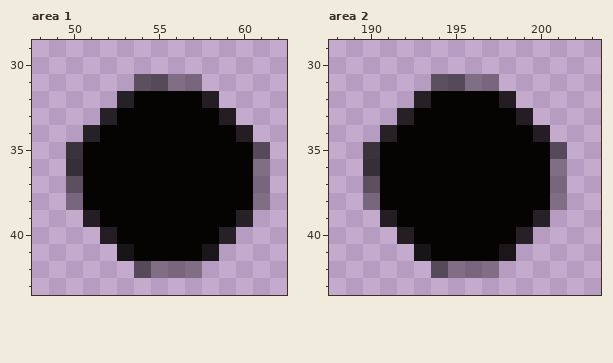
A pixel-art file gets an edit: Assets/Kristin´s Assets/Sprites/Credits.aseprite. Above is the file before it was changed.
256x512 pixels, 1 frame. Pixels under 10% opacity are left out. Colours within 5 levels of each other are drawn and written as one. Shown: area 1: x 48..62, y 29..43; area 2: x 188..203, y 29..43. The commit also changed other parts of the picture, which this record leaves out.
New version:
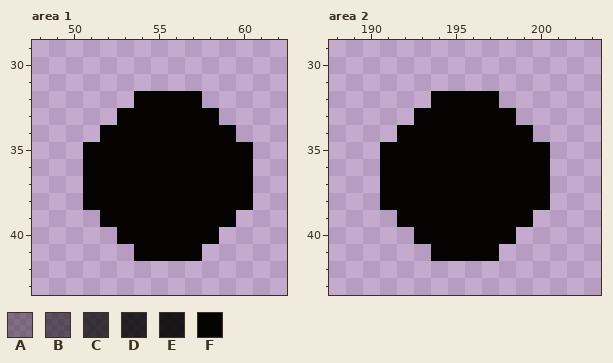
Palette (. is transparent): A #0504035b  B #0504038b  C #050403b7  D #050403d3  E #050403e3  F #050403
Change:
Area 1:
y 31: x 54..57 BBAA -> ....
y 32: x 53 D -> .; x 58 D -> .
y 33: x 52 D -> .; x 59 D -> .
y 34: x 51 D -> .; x 60 D -> .
y 35: x 50 C -> .; x 61 B -> .
y 36: x 50 C -> .; x 61 A -> .
y 37: x 50 B -> .; x 61 A -> .
y 38: x 50 A -> .; x 61 A -> .
y 39: x 51 D -> .; x 60 D -> .
y 40: x 52 D -> .; x 59 D -> .
y 41: x 53 E -> .; x 58 E -> .
y 42: x 54..57 BAAA -> ....
Area 2:
y 31: x 194..197 BBAA -> ....
y 32: x 193 D -> .; x 198 D -> .
y 33: x 192 D -> .; x 199 D -> .
y 34: x 191 D -> .; x 200 D -> .
y 35: x 190 C -> .; x 201 B -> .
y 36: x 190 C -> .; x 201 A -> .
y 37: x 190 B -> .; x 201 A -> .
y 38: x 190 A -> .; x 201 A -> .
y 39: x 191 D -> .; x 200 D -> .
y 40: x 192 D -> .; x 199 D -> .
y 41: x 193 E -> .; x 198 E -> .
y 42: x 194..197 BAAA -> ....
